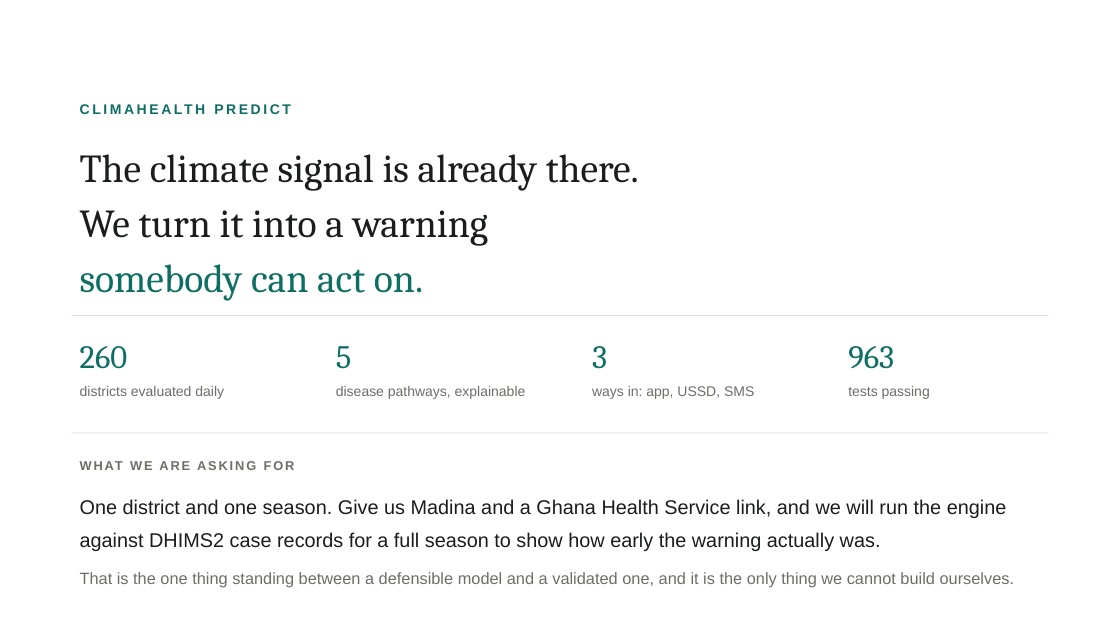
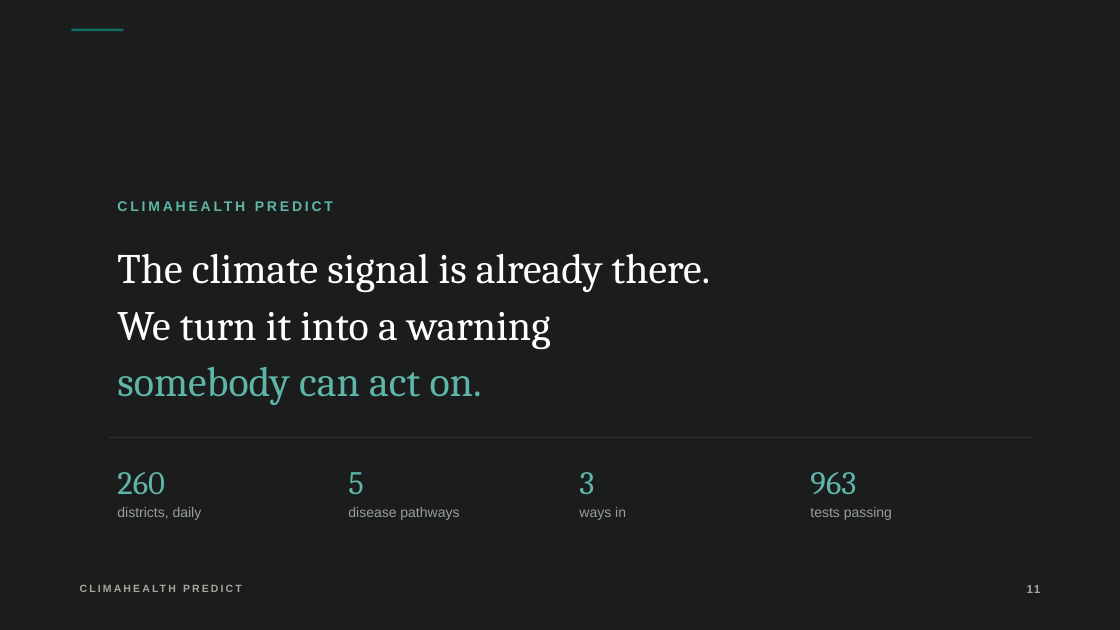
Before and after one commit to Joeboy77/ClimateHealth, a slide deck: slide 11 of deck/ClimaHealth-Predict.pptx (slide 17 before the commit). Drawn at 1120x630 pixels with LibreOffice and Linux fonts; fonts in the diff are those of the drawing. Boxes give left, top, right and bottom in pixels: in the first picture for what was removed or moved away, otherwise in the second. Text is boxed around its words. In the diff, an @@ line names an element or a change of style, - is before the commit and + after.

```diff
--- a/deck/ClimaHealth-Predict.pptx
+++ b/deck/ClimaHealth-Predict.pptx
@@ background #FFFFFF to #1A1D1B @@
@@ rectangle added at [71, 29, 124, 31], fill #0E6E63 @@
@@ text "CLIMAHEALTH PREDICT": place and size @@
-text "CLIMAHEALTH PREDICT" at [80, 154, 639, 301]
+text "CLIMAHEALTH PREDICT" at [117, 254, 711, 405]
@@ text "CLIMAHEALTH PREDICT" at [117, 254, 711, 405]: text colour #0E6E63 to #5FB5A8 in "CLIMAHEALTH PREDICT", "somebody can act on."; letter spacing 2.2 to 2.4 pt in "CLIMAHEALTH PREDICT"; size 34 to 36 pt in "The climate signal is already there.", "We turn it into a warning", "somebody can act on."; text colour #1A1D1B to #FFFFFF in "The climate signal is already there.", "We turn it into a warning"; more space between paragraphs; line spacing 1.1 to 1.08 @@
@@ rectangle removed at [71, 315, 1049, 316] @@
@@ rectangle: place and size @@
-rectangle at [71, 433, 1049, 434]
+rectangle at [109, 437, 1033, 438]
@@ rectangle at [109, 437, 1033, 438]: fill #E4E2DC to #3A3F3C @@
@@ text "260": place and size @@
-text "260" at [80, 346, 224, 399]
+text "260" at [117, 472, 202, 520]
@@ text at [117, 472, 165, 494]: text colour #0E6E63 to #5FB5A8 in "260" @@
@@ text "5": place and size @@
-text "5" at [336, 346, 526, 399]
+text "5" at [348, 472, 459, 520]
@@ text at [348, 472, 364, 494]: text colour #0E6E63 to #5FB5A8 in "5" @@
@@ text "3": place and size @@
-text "3" at [592, 346, 754, 399]
+text "3" at [579, 472, 626, 520]
@@ text at [579, 472, 594, 494]: text colour #0E6E63 to #5FB5A8 in "3" @@
@@ text "963": place and size @@
-text "963" at [848, 346, 930, 399]
+text "963" at [810, 472, 892, 520]
@@ text "963" at [810, 472, 892, 520]: text colour #0E6E63 to #5FB5A8 in "963"; text colour #6F6D66 to #9A9E9A in "tests passing"; line spacing 1.3 to 1 @@
@@ text removed at [80, 499, 1015, 588] @@
-WHAT WE ARE ASKING FOR
-One district and one season. Give us Madina and a Ghana Health Service link, and we will run the engine against DHIMS2 case records for a full season to show how early the warning actually was.
-That is the one thing standing between a defensible model and a validated one, and it is the only thing we cannot build ourselves.
@@ text at [117, 507, 202, 520]: text changed; text colour #6F6D66 to #9A9E9A @@
-districts evaluated daily
+districts, daily
@@ text at [348, 507, 459, 520]: text changed; text colour #6F6D66 to #9A9E9A @@
-disease pathways, explainable
+disease pathways
@@ text at [579, 507, 626, 520]: text changed; text colour #6F6D66 to #9A9E9A @@
-ways in: app, USSD, SMS
+ways in
@@ text added at [71, 578, 408, 603], 9 pt, text #A8A59E, bold @@
+CLIMAHEALTH PREDICT
@@ text added at [1027, 585, 1041, 593], 10 pt, text #A8A59E, bold @@
+11
```
Also in this commit, not shown: 8 other slides changed, 3 slides added, 10 slides removed, 9 other files.
